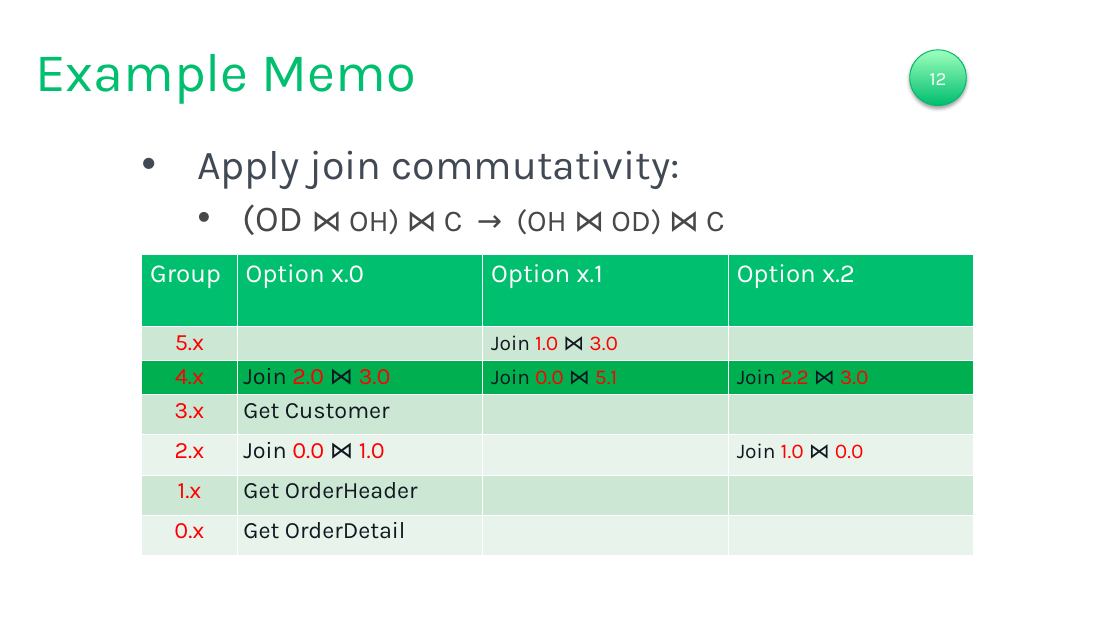
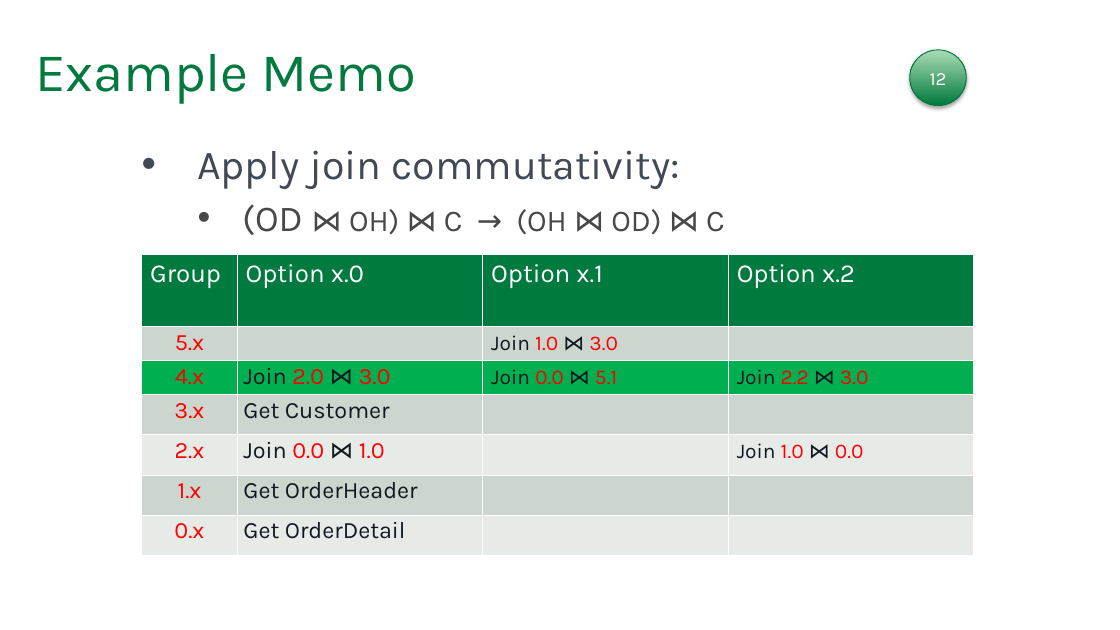
Before and after one commit to tf3604/OptimizerPresentation, a slide deck: slide 55 of Optimizer.pptx (slide 54 before the commit). Drawn at 1120x630 pixels with LibreOffice and Linux fonts; fonts in the diff are those of the drawing; background and template pictures are left out. Boxes give left, top, right and bottom in pixels: in the first picture for what was removed or moved away, otherwise in the second. Text is boxed around its words. In the diff, an @@ line names an element or a change of style, - is before the commit and + after.

```diff
--- a/Optimizer.pptx
+++ b/Optimizer.pptx
@@ title "Example Memo" at [35, 54, 416, 104]: text colour #00BF6F to #007A3E @@
@@ ellipse "12" at [909, 50, 966, 106]: fill gradient #00BF6F to #A0FFBD to gradient #007A3E to #ABDDB6; outline #00BB6D 0.75 pt to #00773D 0.75 pt @@
@@ table at [141, 255, 972, 556] @@
@@ fill #00BF6F to #007A3E in row 1 @@
@@ fill #CCE8D5 to #CCD7CE in 12 cells @@
@@ fill #E7F4EB to #E7ECE8 in 8 cells @@
```
Also in this commit, not shown: 51 other slides changed, 1 slide added.
